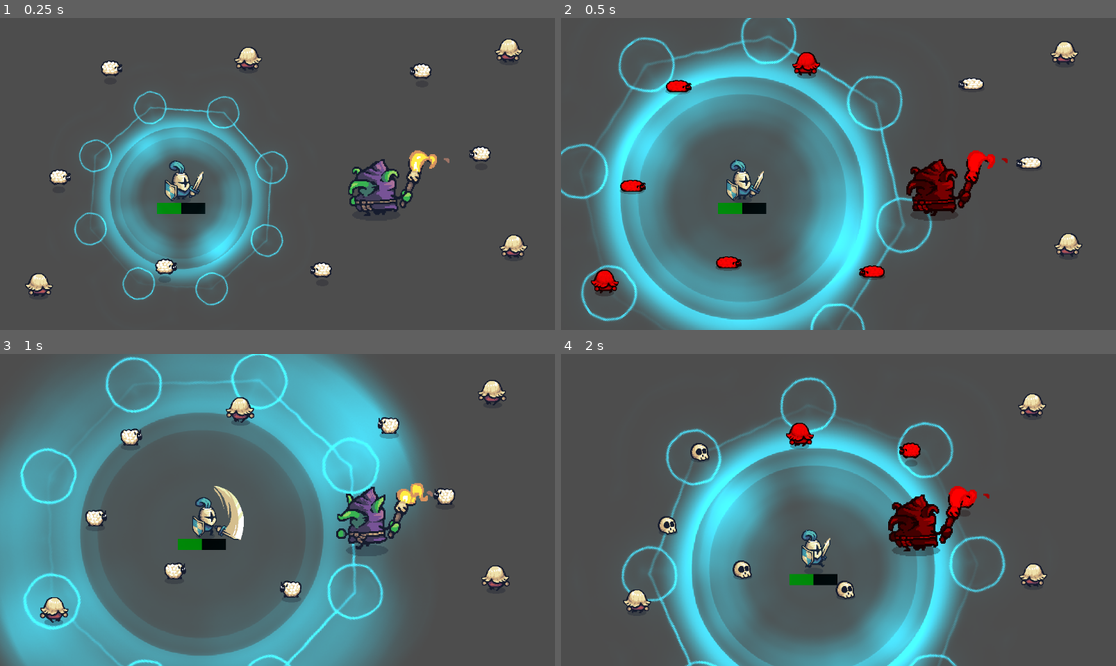
Above: before the commit, frames 1-4 (two rows, left to right).
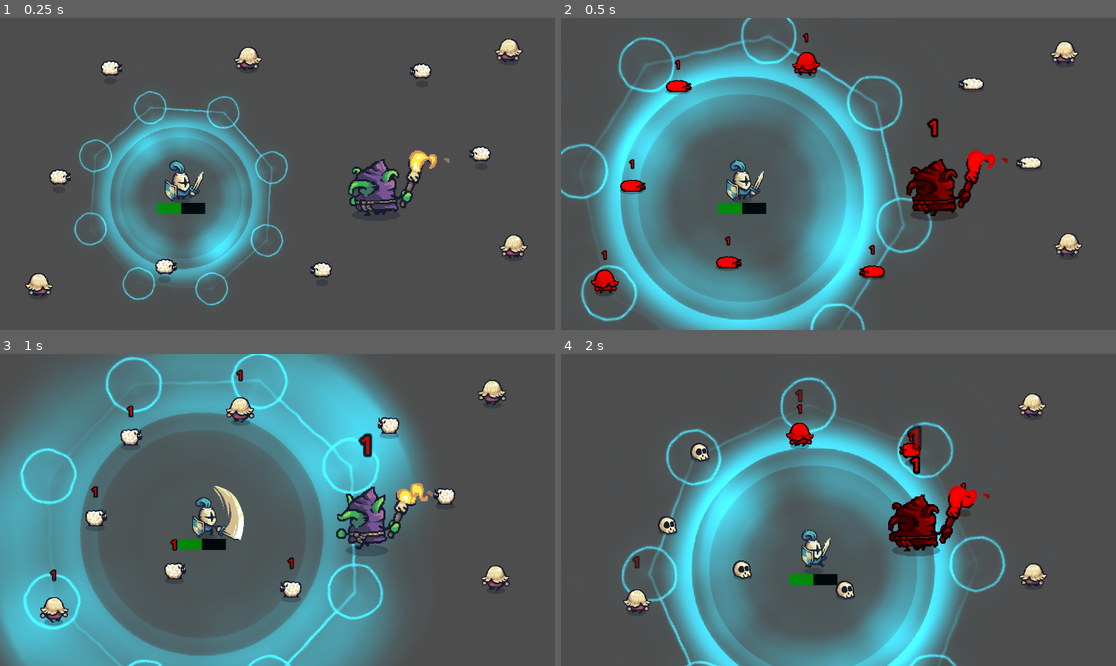
Above: after the commit, the same moments.

Repository: PabloValentin94/Knight_Game
Game: Godot game, scene res://unitary_tests/test_enemies.tscn
Two runs of this game, one before a commit and one after it. Both use one fixed random seed, a clock stepped at 60 frames per second and the inputs below. This scene is started directly instead of the project's main scene.
Inputs:
- Up to frame 1 (0.25 s): no input
- Up to frame 2 (0.5 s): no input
- Up to frame 3 (1 s): hold D (Move_to_Right) from 0.53 s (still down); tap E (Attack) at 0.6 s
- Up to frame 4 (2 s): release D (Move_to_Right) at 1.28 s; hold S (Move_to_Down) from 1.28 s (still down); tap E (Attack) at 1.35 s

Frame 1 is identical in both runs. In frame 2, 0.2% of the frame differs, in the area x 7-68%, y 4-78%; in frame 3, 0.4%, in the area x 8-68%, y 4-74%; in frame 4, 0.4%.

Commit message:
Exibindo o dano sofrido pelos inimigos na interface de usuário.

Diff:
--- /dev/null
+++ b/objects/enemies/events/display_damage/display_damage.gd
@@ -0,0 +1,8 @@
+extends Node2D
+
+@export var valor_dano: int = 0
+
+# Called when the node enters the scene tree for the first time.
+func _ready() -> void:
+
+	%Valor_Dano.text = str(valor_dano)
--- /dev/null
+++ b/objects/enemies/events/display_damage/display_damage.tscn
@@ -0,0 +1,103 @@
+[gd_scene load_steps=6 format=3 uid="uid://b3ytnole27pn"]
+
+[ext_resource type="Script" path="res://objects/enemies/events/display_damage/display_damage.gd" id="1_shshj"]
+
+[sub_resource type="SystemFont" id="SystemFont_7w50v"]
+font_names = PackedStringArray("Impact")
+font_italic = true
+
+[sub_resource type="LabelSettings" id="LabelSettings_3yeki"]
+font = SubResource("SystemFont_7w50v")
+font_size = 20
+font_color = Color(1, 0, 0, 1)
+outline_size = 10
+outline_color = Color(0, 0, 0, 1)
+
+[sub_resource type="Animation" id="Animation_s8hty"]
+resource_name = "Surgir"
+tracks/0/type = "value"
+tracks/0/imported = false
+tracks/0/enabled = true
+tracks/0/path = NodePath("Caixa_Dano:position")
+tracks/0/interp = 1
+tracks/0/loop_wrap = true
+tracks/0/keys = {
+"times": PackedFloat32Array(0, 1),
+"transitions": PackedFloat32Array(1, 1),
+"update": 0,
+"values": [Vector2(0, 0), Vector2(0, -30)]
+}
+tracks/1/type = "value"
+tracks/1/imported = false
+tracks/1/enabled = true
+tracks/1/path = NodePath("Caixa_Dano:scale")
+tracks/1/interp = 1
+tracks/1/loop_wrap = true
+tracks/1/keys = {
+"times": PackedFloat32Array(0, 1),
+"transitions": PackedFloat32Array(1, 1),
+"update": 0,
+"values": [Vector2(1, 1), Vector2(1.5, 1.5)]
+}
+tracks/2/type = "value"
+tracks/2/imported = false
+tracks/2/enabled = true
+tracks/2/path = NodePath("Caixa_Dano:modulate")
+tracks/2/interp = 1
+tracks/2/loop_wrap = true
+tracks/2/keys = {
+"times": PackedFloat32Array(0, 1),
+"transitions": PackedFloat32Array(3.605, 1),
+"update": 0,
+"values": [Color(1, 1, 1, 1), Color(1, 1, 1, 0)]
+}
+tracks/3/type = "method"
+tracks/3/imported = false
+tracks/3/enabled = true
+tracks/3/path = NodePath(".")
+tracks/3/interp = 1
+tracks/3/loop_wrap = true
+tracks/3/keys = {
+"times": PackedFloat32Array(1),
+"transitions": PackedFloat32Array(1),
+"values": [{
+"args": [],
+"method": &"queue_free"
+}]
+}
+
+[sub_resource type="AnimationLibrary" id="AnimationLibrary_ndviw"]
+_data = {
+"Surgir": SubResource("Animation_s8hty")
+}
+
+[node name="DisplayDamage" type="Node2D"]
+script = ExtResource("1_shshj")
+
+[node name="Caixa_Dano" type="Node2D" parent="."]
+modulate = Color(1, 1, 1, 0)
+position = Vector2(0, -35)
+scale = Vector2(1.5, 1.5)
+
+[node name="Valor_Dano" type="Label" parent="Caixa_Dano"]
+unique_name_in_owner = true
+anchors_preset = 7
+anchor_left = 0.5
+anchor_top = 1.0
+anchor_right = 0.5
+anchor_bottom = 1.0
+offset_left = -28.5
+offset_top = -34.0
+offset_right = 28.5
+grow_horizontal = 2
+grow_vertical = 0
+text = "0"
+label_settings = SubResource("LabelSettings_3yeki")
+horizontal_alignment = 1
+vertical_alignment = 1
+
+[node name="Animacao" type="AnimationPlayer" parent="."]
+libraries = {
+"": SubResource("AnimationLibrary_ndviw")
+}
+autoplay = "Surgir"
--- a/objects/enemies/types/enemy.gd
+++ b/objects/enemies/types/enemy.gd
@@ -1,6 +1,10 @@
 class_name Enemy extends Node2D
 
 @export_range(1,100) var vida_inimigo:int = 10
+
+var evento_dano: PackedScene = preload("res://objects/enemies/events/display_damage/display_damage.tscn")
+
+@onready var marcador_dano: Marker2D = $Marcador_Dano
 
 @export var evento_morte: PackedScene
 
@@ -26,6 +30,16 @@
 
 		# Veja sobre em: https://easings.net
 
+		if evento_dano and marcador_dano:
+
+			var numero_dano: Node = evento_dano.instantiate()
+
+			numero_dano.valor_dano = dano
+
+			numero_dano.position = marcador_dano.position
+
+			add_child(numero_dano)
+
 		if vida_inimigo <= 0:
 
 			Die()
--- a/objects/enemies/types/goblin/goblin.tscn
+++ b/objects/enemies/types/goblin/goblin.tscn
@@ -27,3 +27,6 @@
 [node name="Follow" type="Node" parent="."]
 script = ExtResource("4_2g17x")
 velocidade_movimento = 0.25
+
+[node name="Marcador_Dano" type="Marker2D" parent="."]
+position = Vector2(0, -68)
--- a/objects/enemies/types/pawn/pawn.tscn
+++ b/objects/enemies/types/pawn/pawn.tscn
@@ -27,3 +27,6 @@
 [node name="Follow" type="Node" parent="."]
 script = ExtResource("1_5l2v5")
 velocidade_movimento = 0.5
+
+[node name="Marcador_Dano" type="Marker2D" parent="."]
+position = Vector2(0, -58)
--- a/objects/enemies/types/sheep/sheep.tscn
+++ b/objects/enemies/types/sheep/sheep.tscn
@@ -26,3 +26,6 @@
 
 [node name="Follow" type="Node" parent="."]
 script = ExtResource("4_jjv22")
+
+[node name="Marcador_Dano" type="Marker2D" parent="."]
+position = Vector2(0, -41)
--- a/objects/player/events/special/especial.gd
+++ b/objects/player/events/special_attack/special_attack.gd
@@ -1,6 +1,6 @@
 extends Node2D
 
-@onready var area_alcance_especial: Area2D = $Alcance_Especial
+@onready var area_alcance_especial: Area2D = $Area_Alcance_Especial
 
 @export var qnt_dano: int = 1
 
--- a/objects/player/events/special/especial.tscn
+++ b/objects/player/events/special_attack/special_attack.tscn
@@ -1,10 +1,10 @@
 [gd_scene load_steps=9 format=3 uid="uid://wknmx5svt12k"]
 
-[ext_resource type="Script" path="res://objects/player/events/special/especial.gd" id="1_nwy52"]
-[ext_resource type="Material" uid="uid://c71cfi10cvahf" path="res://objects/player/events/special/canvas_item_material.tres" id="2_amax1"]
-[ext_resource type="Texture2D" uid="uid://b36uuoerae5v6" path="res://assets/addons/Kenney_Particle_Pack/circle_03.png" id="3_0d6vk"]
-[ext_resource type="Texture2D" uid="uid://31hnbf80xrc5" path="res://assets/addons/Kenney_Particle_Pack/light_02.png" id="4_yvj2n"]
-[ext_resource type="Texture2D" uid="uid://bfjg0qa1fbpc8" path="res://assets/addons/Kenney_Particle_Pack/magic_02.png" id="5_anml5"]
+[ext_resource type="Script" path="res://objects/player/events/special_attack/special_attack.gd" id="1_h5x2h"]
+[ext_resource type="Material" uid="uid://c71cfi10cvahf" path="res://objects/player/events/special_attack/canvas_item_material.tres" id="1_kjlhj"]
+[ext_resource type="Texture2D" uid="uid://b36uuoerae5v6" path="res://assets/addons/Kenney_Particle_Pack/circle_03.png" id="2_rdqc6"]
+[ext_resource type="Texture2D" uid="uid://31hnbf80xrc5" path="res://assets/addons/Kenney_Particle_Pack/light_02.png" id="3_84njd"]
+[ext_resource type="Texture2D" uid="uid://bfjg0qa1fbpc8" path="res://assets/addons/Kenney_Particle_Pack/magic_02.png" id="4_6u6mr"]
 
 [sub_resource type="Animation" id="Animation_pwfpw"]
 resource_name = "Surgir"
@@ -107,8 +107,8 @@
 [sub_resource type="CircleShape2D" id="CircleShape2D_3q45q"]
 radius = 338.037
 
-[node name="Especial" type="Node2D"]
-script = ExtResource("1_nwy52")
+[node name="SpecialAttack" type="Node2D"]
+script = ExtResource("1_h5x2h")
 
 [node name="Imagens" type="Node2D" parent="."]
 modulate = Color(0, 0.6, 0.701961, 1)
@@ -116,20 +116,20 @@
 
 [node name="Aura" type="Sprite2D" parent="Imagens"]
 modulate = Color(1, 1, 1, 0)
-material = ExtResource("2_amax1")
+material = ExtResource("1_kjlhj")
 scale = Vector2(1.125, 1.125)
-texture = ExtResource("3_0d6vk")
+texture = ExtResource("2_rdqc6")
 
 [node name="Luz" type="Sprite2D" parent="Imagens"]
-material = ExtResource("2_amax1")
+material = ExtResource("1_kjlhj")
 rotation = -7.85398
-texture = ExtResource("4_yvj2n")
+texture = ExtResource("3_84njd")
 
 [node name="Magica" type="Sprite2D" parent="Imagens"]
-material = ExtResource("2_amax1")
+material = ExtResource("1_kjlhj")
 rotation = 7.85398
 scale = Vector2(2, 2)
-texture = ExtResource("5_anml5")
+texture = ExtResource("4_6u6mr")
 
 [node name="Animacao" type="AnimationPlayer" parent="."]
 libraries = {
@@ -138,8 +138,8 @@
 autoplay = "Surgir"
 speed_scale = 1.25
 
-[node name="Alcance_Especial" type="Area2D" parent="."]
+[node name="Area_Alcance_Especial" type="Area2D" parent="."]
 
-[node name="Area" type="CollisionShape2D" parent="Alcance_Especial"]
+[node name="Area" type="CollisionShape2D" parent="Area_Alcance_Especial"]
 shape = SubResource("CircleShape2D_3q45q")
 debug_color = Color(1, 0.00784314, 0.0392157, 0)
--- a/objects/player/player.tscn
+++ b/objects/player/player.tscn
@@ -3,7 +3,7 @@
 [ext_resource type="Script" path="res://objects/player/player.gd" id="1_gb00o"]
 [ext_resource type="Texture2D" uid="uid://cq0dt3tq2ywph" path="res://assets/addons/Tiny_Swords/Factions/Knights/Troops/Warrior/Blue/Warrior_Blue.png" id="1_sfee5"]
 [ext_resource type="PackedScene" uid="uid://de231n322uree" path="res://objects/player/events/death/death.tscn" id="2_fr6m7"]
-[ext_resource type="PackedScene" uid="uid://wknmx5svt12k" path="res://objects/player/events/special/especial.tscn" id="3_806ei"]
+[ext_resource type="PackedScene" uid="uid://wknmx5svt12k" path="res://objects/player/events/special_attack/special_attack.tscn" id="3_806ei"]
 
 [sub_resource type="CapsuleShape2D" id="CapsuleShape2D_50n2x"]
 radius = 21.0
Renamed: objects/player/events/special/canvas_item_material.tres -> objects/player/events/special_attack/canvas_item_material.tres
